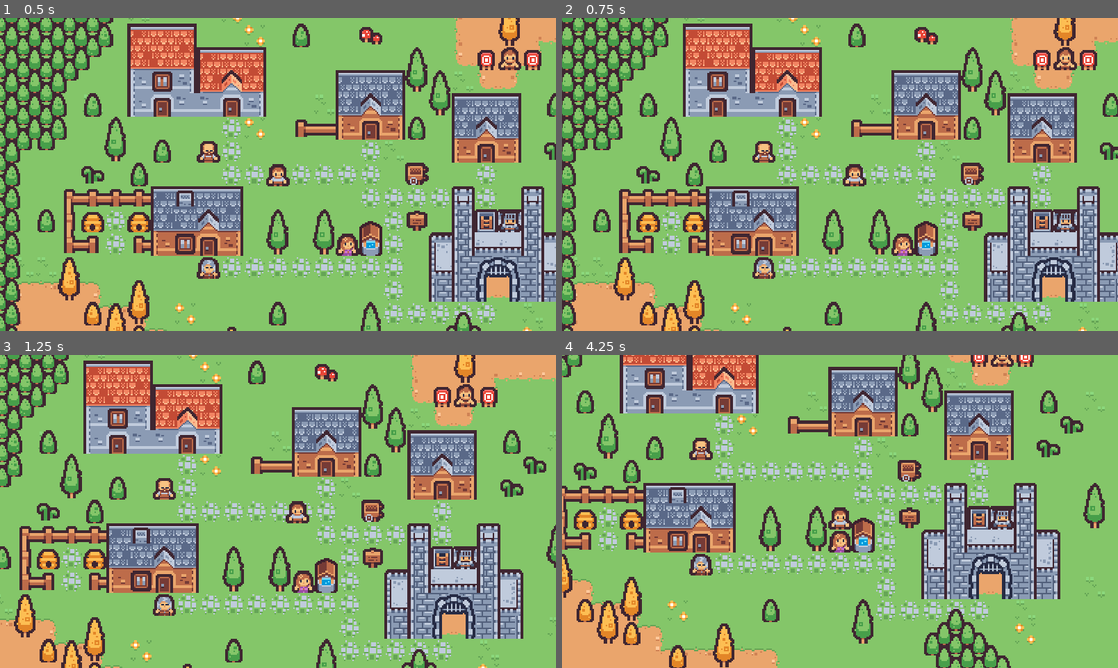
Above: before the commit, frames 1-4 (two rows, left to right).
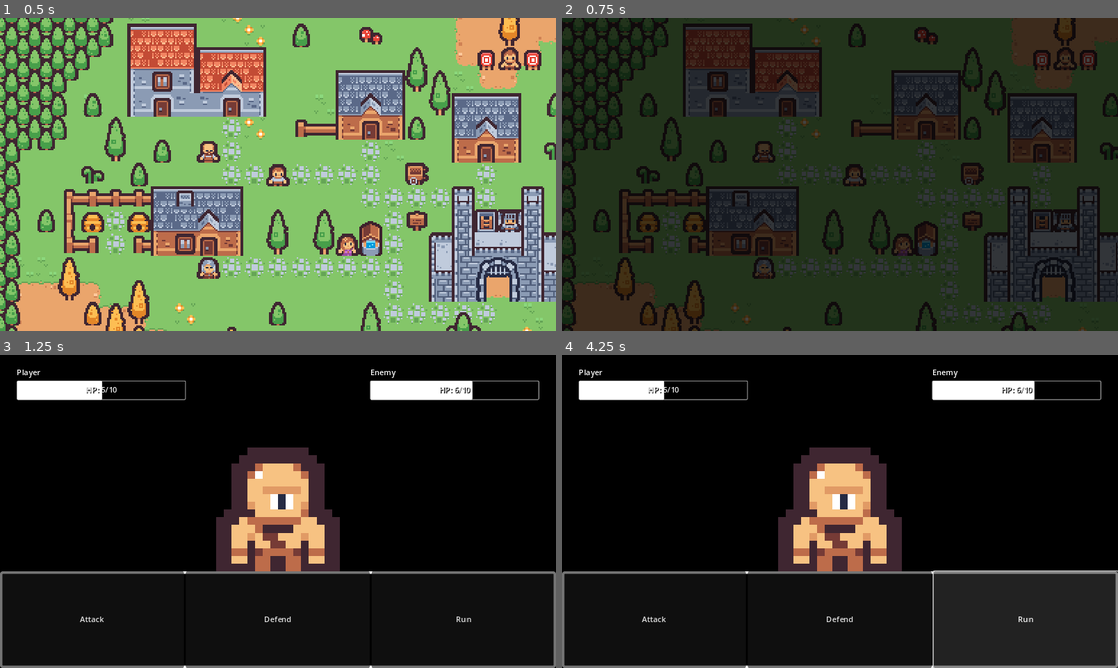
Above: after the commit, the same moments.

Repository: Teeohbee/TinyTown
Game: Godot game, scene res://world.tscn
Same seed, same stepped clock (60 frames per second), same inputs: the game is played once before the commit and once after it.
Inputs (mouse positions are in pixels of both pictures, inside the frame that each line leads up to):
- Up to frame 1 (0.5 s): no input
- Up to frame 2 (0.75 s): tap Enter (ui_accept) at 0.5, 0.6 s; hold Right (ui_right) from 0.53 s (still down)
- Up to frame 3 (1.25 s): keep holding Right (ui_right); tap Enter (ui_accept) at 0.77, 1.07 s
- Up to frame 4 (4.25 s): release Right (ui_right) at 1.25 s; click (656, 621) at 1.25 s, where only the run after the commit has a clickable "Attack"; click (840, 621) at 2 s, where only the run after the commit has a clickable "Defend"; click (1023, 621) at 2.75 s, where only the run after the commit has a clickable "Run"; tap Enter (ui_accept) at 3.5, 3.6, 3.77, 4.07 s; hold Down (ui_down) from 3.53 s (still down)

Frame 1 is identical in both runs. In frame 2, 100% of the frame differs, in the area x 0-100%, y 0-100%; in frame 3, 100%; in frame 4, 100%.

Commit message:
Add battle scene and scene transitions

Diff:
--- a/Player.gd
+++ b/Player.gd
@@ -22,6 +22,8 @@
 # Called every frame. 'delta' is the elapsed time since the previous frame.
 func _process(_delta):
 	handle_movement()
+	if Input.is_action_just_pressed("ui_accept"):
+		SceneTransition.change_scene_to_file("res://battle.tscn")
 
 
 # Handles player movement
--- /dev/null
+++ b/battle.tscn
@@ -0,0 +1,178 @@
+[gd_scene load_steps=5 format=3 uid="uid://bhkd51qijugrl"]
+
+[ext_resource type="Texture2D" uid="uid://6asn0p6g5f6x" path="res://tile_0109.png" id="1_t1ok4"]
+
+[sub_resource type="StyleBoxFlat" id="StyleBoxFlat_jcjq7"]
+bg_color = Color(0, 0, 0, 1)
+border_width_left = 5
+border_width_top = 5
+border_width_right = 5
+border_width_bottom = 5
+border_color = Color(1, 1, 1, 1)
+corner_radius_top_left = 5
+corner_radius_top_right = 5
+corner_radius_bottom_right = 5
+corner_radius_bottom_left = 5
+
+[sub_resource type="StyleBoxFlat" id="StyleBoxFlat_4t85v"]
+bg_color = Color(0, 0, 0, 1)
+border_width_left = 2
+border_width_top = 2
+border_width_right = 2
+border_width_bottom = 2
+border_blend = true
+corner_radius_top_left = 2
+corner_radius_top_right = 2
+corner_radius_bottom_right = 2
+corner_radius_bottom_left = 2
+
+[sub_resource type="StyleBoxFlat" id="StyleBoxFlat_yuqch"]
+bg_color = Color(1, 1, 1, 1)
+border_width_left = 2
+border_width_top = 2
+border_width_right = 2
+border_width_bottom = 2
+border_blend = true
+corner_radius_top_left = 2
+corner_radius_top_right = 2
+corner_radius_bottom_right = 2
+corner_radius_bottom_left = 2
+
+[node name="Battle" type="Control"]
+layout_mode = 3
+anchors_preset = 15
+anchor_right = 1.0
+anchor_bottom = 1.0
+grow_horizontal = 2
+grow_vertical = 2
+
+[node name="ColorRect" type="ColorRect" parent="."]
+layout_mode = 1
+anchors_preset = 15
+anchor_right = 1.0
+anchor_bottom = 1.0
+grow_horizontal = 2
+grow_vertical = 2
+color = Color(0, 0, 0, 1)
+
+[node name="Panel" type="Panel" parent="."]
+custom_minimum_size = Vector2(0, 200)
+layout_mode = 1
+anchors_preset = 12
+anchor_top = 1.0
+anchor_right = 1.0
+anchor_bottom = 1.0
+grow_horizontal = 2
+grow_vertical = 0
+theme_override_styles/panel = SubResource("StyleBoxFlat_jcjq7")
+
+[node name="HBoxContainer" type="HBoxContainer" parent="Panel"]
+layout_mode = 1
+anchors_preset = 15
+anchor_right = 1.0
+anchor_bottom = 1.0
+grow_horizontal = 2
+grow_vertical = 2
+
+[node name="Button" type="Button" parent="Panel/HBoxContainer"]
+layout_mode = 2
+size_flags_horizontal = 3
+text = "Attack"
+
+[node name="Button2" type="Button" parent="Panel/HBoxContainer"]
+layout_mode = 2
+size_flags_horizontal = 3
+text = "Defend"
+
+[node name="Button3" type="Button" parent="Panel/HBoxContainer"]
+layout_mode = 2
+size_flags_horizontal = 3
+text = "Run"
+
+[node name="TextureRect" type="TextureRect" parent="."]
+layout_mode = 0
+offset_left = 448.0
+offset_top = 192.0
+offset_right = 464.0
+offset_bottom = 208.0
+scale = Vector2(16, 16)
+texture = ExtResource("1_t1ok4")
+
+[node name="PlayerHealth" type="VBoxContainer" parent="."]
+layout_mode = 2
+offset_left = 35.0
+offset_top = 25.0
+offset_right = 385.0
+offset_bottom = 125.0
+
+[node name="Label" type="Label" parent="PlayerHealth"]
+layout_mode = 2
+text = "Player"
+
+[node name="ProgressBar" type="ProgressBar" parent="PlayerHealth"]
+custom_minimum_size = Vector2(350, 40)
+layout_mode = 2
+theme_override_styles/background = SubResource("StyleBoxFlat_4t85v")
+theme_override_styles/fill = SubResource("StyleBoxFlat_yuqch")
+value = 50.0
+show_percentage = false
+
+[node name="Label" type="Label" parent="PlayerHealth/ProgressBar"]
+layout_mode = 1
+anchors_preset = 8
+anchor_left = 0.5
+anchor_top = 0.5
+anchor_right = 0.5
+anchor_bottom = 0.5
+offset_left = -32.5
+offset_top = -11.5
+offset_right = 32.5
+offset_bottom = 11.5
+grow_horizontal = 2
+grow_vertical = 2
+theme_override_colors/font_color = Color(0.929412, 0.929412, 0.929412, 1)
+theme_override_colors/font_shadow_color = Color(0, 0, 0, 1)
+text = "HP: 5/10"
+
+[node name="EnemyHealth" type="VBoxContainer" parent="."]
+layout_mode = 1
+anchors_preset = 1
+anchor_left = 1.0
+anchor_right = 1.0
+offset_left = -385.0
+offset_top = 25.0
+offset_right = -35.0
+offset_bottom = 125.0
+grow_horizontal = 0
+size_flags_horizontal = 8
+
+[node name="Label" type="Label" parent="EnemyHealth"]
+layout_mode = 2
+text = "Enemy"
+
+[node name="ProgressBar" type="ProgressBar" parent="EnemyHealth"]
+custom_minimum_size = Vector2(350, 40)
+layout_mode = 2
+theme_override_styles/background = SubResource("StyleBoxFlat_4t85v")
+theme_override_styles/fill = SubResource("StyleBoxFlat_yuqch")
+max_value = 10.0
+step = 1.0
+value = 6.0
+show_percentage = false
+
+[node name="Label" type="Label" parent="EnemyHealth/ProgressBar"]
+layout_mode = 1
+anchors_preset = 8
+anchor_left = 0.5
+anchor_top = 0.5
+anchor_right = 0.5
+anchor_bottom = 0.5
+offset_left = -32.5
+offset_top = -11.5
+offset_right = 32.5
+offset_bottom = 11.5
+grow_horizontal = 2
+grow_vertical = 2
+theme_override_colors/font_color = Color(0.929412, 0.929412, 0.929412, 1)
+theme_override_colors/font_shadow_color = Color(0, 0, 0, 1)
+text = "HP: 6/10"
--- a/project.godot
+++ b/project.godot
@@ -15,6 +15,10 @@
 config/features=PackedStringArray("4.2", "Forward Plus")
 config/icon="res://icon.svg"
 
+[autoload]
+
+SceneTransition="*res://scene_transition.tscn"
+
 [display]
 
 window/stretch/mode="canvas_items"
--- /dev/null
+++ b/scene_transition.gd
@@ -0,0 +1,7 @@
+extends CanvasLayer
+
+func change_scene_to_file(file):
+	$AnimationPlayer.play('dissolve')
+	await $AnimationPlayer.animation_finished
+	get_tree().change_scene_to_file(file)
+	$AnimationPlayer.play_backwards('dissolve')
--- /dev/null
+++ b/scene_transition.tscn
@@ -0,0 +1,58 @@
+[gd_scene load_steps=5 format=3 uid="uid://dgxs3onbbypd1"]
+
+[ext_resource type="Script" path="res://scene_transition.gd" id="1_5hh7y"]
+
+[sub_resource type="Animation" id="Animation_j8hkv"]
+resource_name = "RESET"
+tracks/0/type = "value"
+tracks/0/imported = false
+tracks/0/enabled = true
+tracks/0/path = NodePath("DissolveRect:modulate")
+tracks/0/interp = 1
+tracks/0/loop_wrap = true
+tracks/0/keys = {
+"times": PackedFloat32Array(0),
+"transitions": PackedFloat32Array(1),
+"update": 0,
+"values": [Color(1, 1, 1, 0)]
+}
+
+[sub_resource type="Animation" id="Animation_7gjwx"]
+resource_name = "dissolve"
+length = 0.3
+tracks/0/type = "value"
+tracks/0/imported = false
+tracks/0/enabled = true
+tracks/0/path = NodePath("DissolveRect:modulate")
+tracks/0/interp = 2
+tracks/0/loop_wrap = true
+tracks/0/keys = {
+"times": PackedFloat32Array(0, 0.3),
+"transitions": PackedFloat32Array(1, 1),
+"update": 0,
+"values": [Color(1, 1, 1, 0), Color(0, 0, 0, 1)]
+}
+
+[sub_resource type="AnimationLibrary" id="AnimationLibrary_k1sy0"]
+_data = {
+"RESET": SubResource("Animation_j8hkv"),
+"dissolve": SubResource("Animation_7gjwx")
+}
+
+[node name="SceneTransition" type="CanvasLayer"]
+script = ExtResource("1_5hh7y")
+
+[node name="DissolveRect" type="ColorRect" parent="."]
+modulate = Color(1, 1, 1, 0)
+anchors_preset = 15
+anchor_right = 1.0
+anchor_bottom = 1.0
+grow_horizontal = 2
+grow_vertical = 2
+mouse_filter = 2
+color = Color(0, 0, 0, 1)
+
+[node name="AnimationPlayer" type="AnimationPlayer" parent="."]
+libraries = {
+"": SubResource("AnimationLibrary_k1sy0")
+}
Binary file added: tile_0109.png
Not shown, added: tile_0109.png.import
